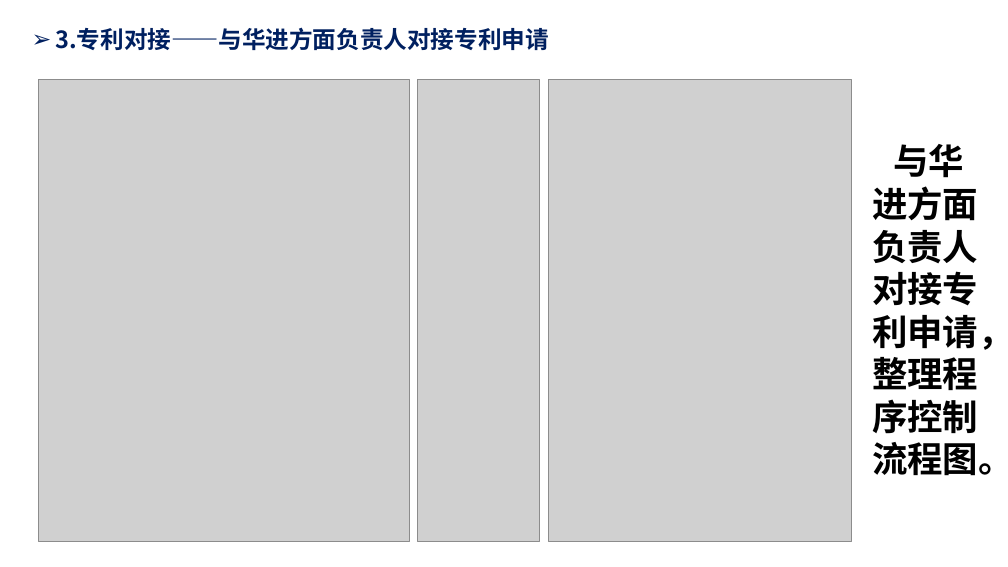
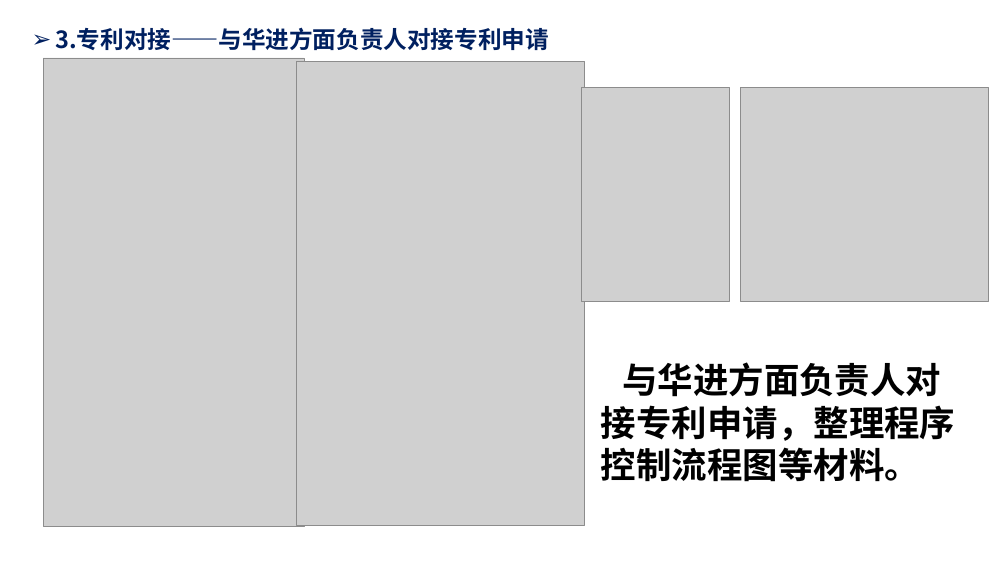
Before and after one commit to Humble-Engineer/Reports, a slide deck: slide 6 of 2024年/周报20241122.pptx (slide 5 before the commit). Drawn at 1008x567 pixels with LibreOffice and Linux fonts; fonts in the diff are those of the drawing; grey boxes stand for pictures. Boxes give left, top, right and bottom in pixels: in the first picture for what was removed or moved away, otherwise in the second. Text is boxed around its words. In the diff, an @@ line names an element or a change of style, - is before the commit and + after.

```diff
--- a/2024年/周报20241122.pptx
+++ b/2024年/周报20241122.pptx
@@ picture resized from (x1=39, y1=80, x2=409, y2=541) to (x1=43, y1=58, x2=304, y2=527) @@
@@ picture added at (x1=296, y1=61, x2=585, y2=525) @@
@@ picture removed at (x1=417, y1=80, x2=539, y2=541) @@
@@ picture removed at (x1=549, y1=80, x2=851, y2=541) @@
@@ picture added at (x1=582, y1=87, x2=730, y2=301) @@
@@ picture added at (x1=740, y1=87, x2=988, y2=301) @@
@@ text at (x1=601, y1=362, x2=955, y2=482): text changed @@
-与华进方面负责人对接专利申请，整理程序控制流程图。
+与华进方面负责人对接专利申请，整理程序控制流程图等材料。
```
Also in this commit, not shown: 1 slide added, 1 other file.
